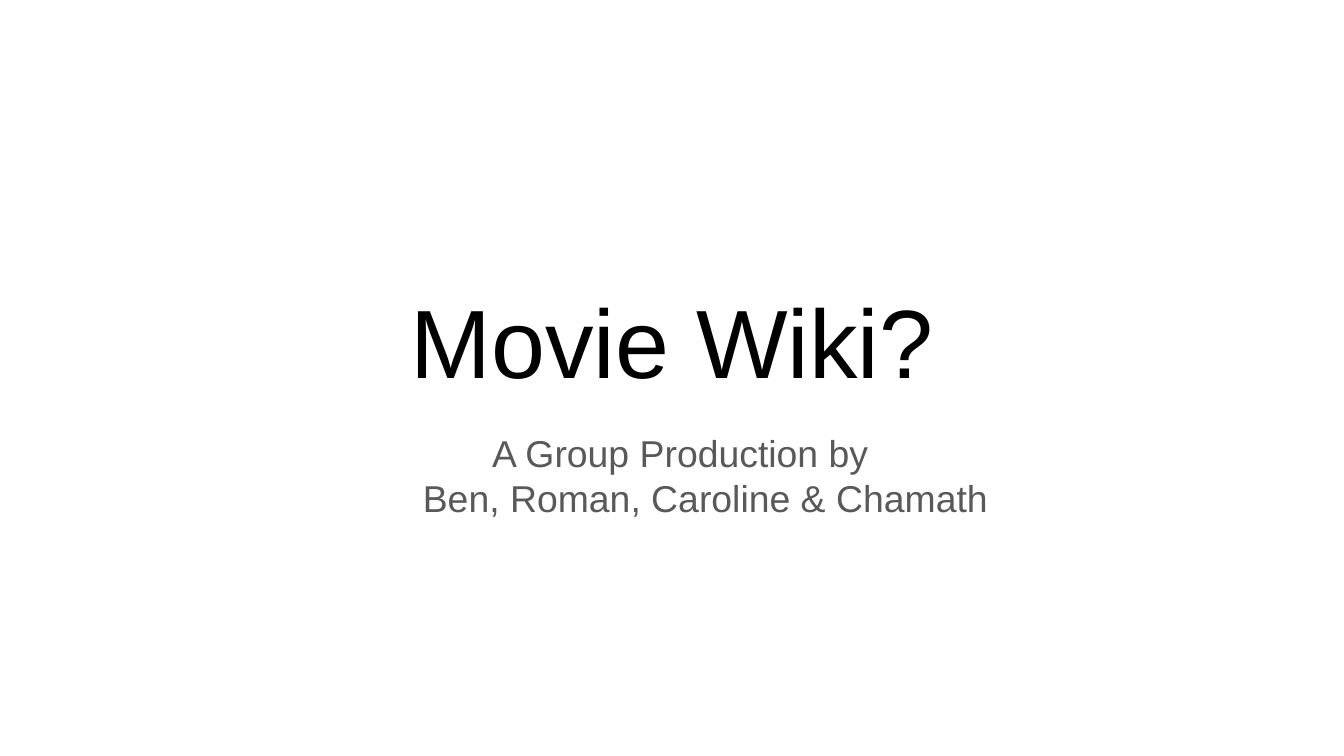
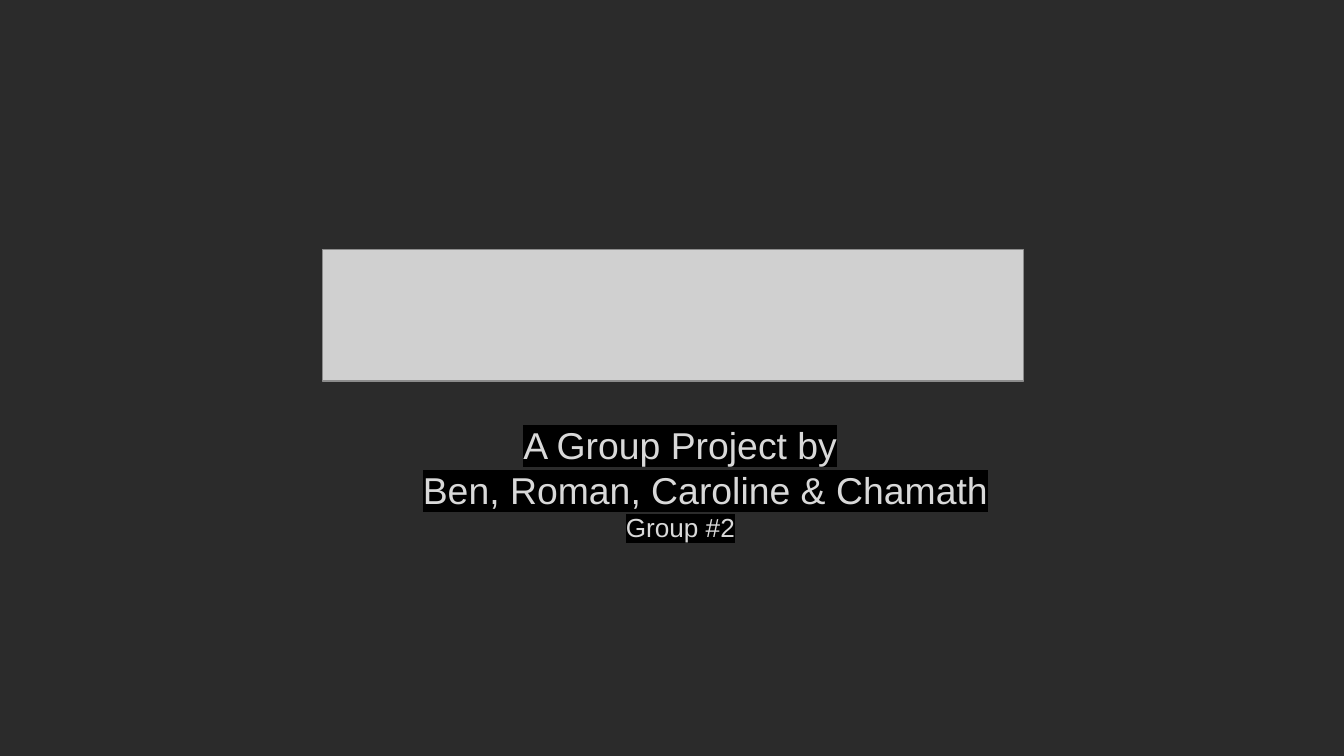
Before and after one commit to carolinemae/YouTrailer, a slide deck: slide 1 of presentation/project-presentation.pptx. Drawn at 1344x756 pixels with LibreOffice and Linux fonts; fonts in the diff are those of the drawing; grey boxes stand for pictures; background and template pictures are left out; a plain dark background stands for a picture behind light text. Boxes give left, top, right and bottom in pixels: in the first picture for what was removed or moved away, otherwise in the second. Text is boxed around its words. In the diff, an @@ line names an element or a change of style, - is before the commit and + after.

```diff
--- a/presentation/project-presentation.pptx
+++ b/presentation/project-presentation.pptx
@@ background #FFFFFF to picture (left out) @@
@@ picture added at box(323, 250, 1024, 382) @@
@@ title removed at box(411, 307, 933, 379) @@
-Movie Wiki?
@@ subtitle at box(423, 432, 988, 543): text changed; text colour #595959 to #D9D9D9 @@
-A Group Production by
-Ben, Roman, Caroline & Chamath
+A Group Project by
+Ben, Roman, Caroline & Chamath
+Group #2
```
Also in this commit, not shown: 4 other slides changed, 2 slides added, 2 slides removed, 1 other file.
